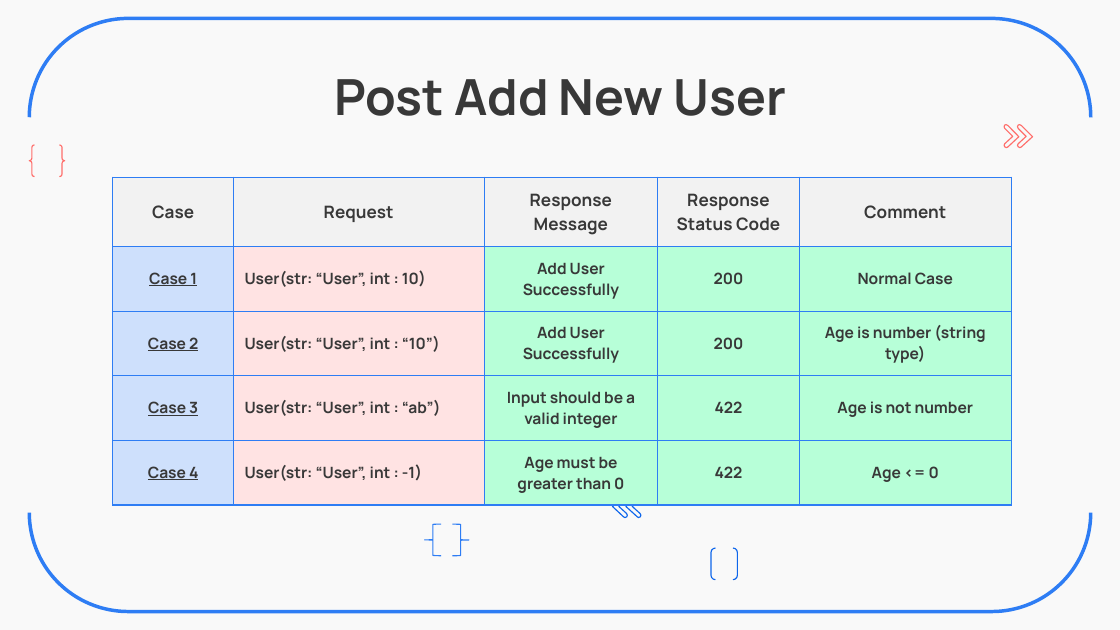
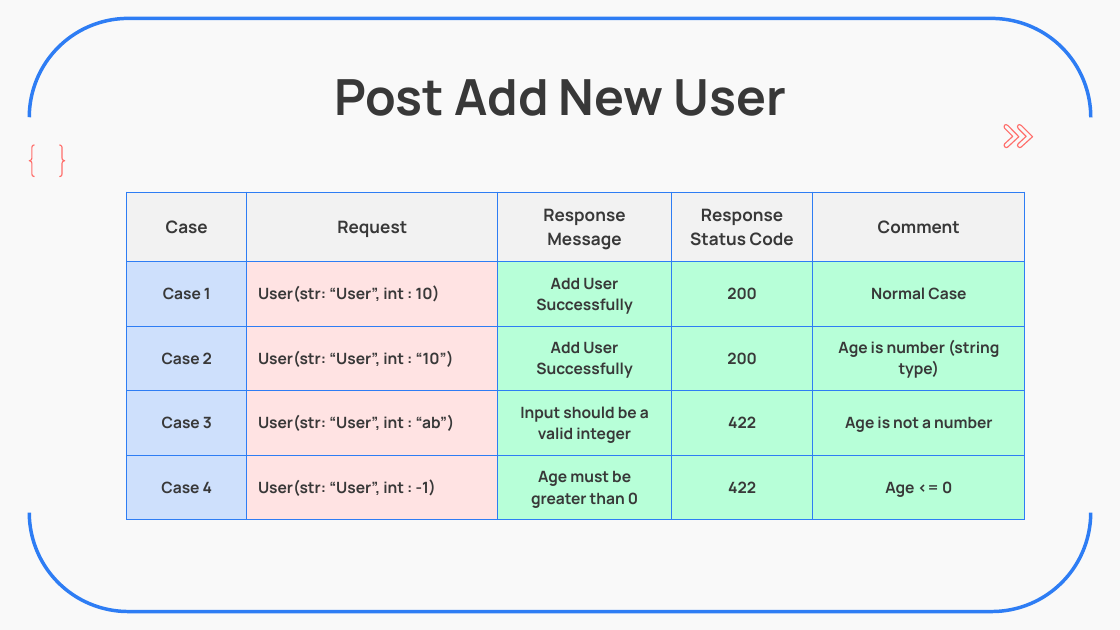
Before and after one commit to ZavierHuang/RESTFUL-API-DESIGN, a slide deck: slide 5 of 黃昱叡_SW2_Backend_Practice.pptx (slide 4 before the commit). Drawn at 1120x630 pixels with LibreOffice and Linux fonts; fonts in the diff are those of the drawing. Boxes give left, top, right and bottom in pixels: in the first picture for what was removed or moved away, otherwise in the second. Text is boxed around its words. In the diff, an @@ line names an element or a change of style, - is before the commit and + after.

```diff
--- a/黃昱叡_SW2_Backend_Practice.pptx
+++ b/黃昱叡_SW2_Backend_Practice.pptx
@@ table at (127,193,1025,512) @@
-row 4, column 5: Age is not number
+row 4, column 5: Age is not a number
@@ underline off in "Case 1", "Case 2", "Case 3", "Case 4" @@
@@ table: place and size @@
-table at (113,177,1011,497)
+table at (127,193,1025,512)
@@ rectangle added at (416,480,788,581), fill #F9F9F9 @@
@@ freeform shape removed at (613,495,627,519) @@
@@ freeform shape removed at (626,495,642,519) @@
@@ left brace removed at (424,524,441,556) @@
@@ left brace removed at (452,524,469,556) @@
@@ bracket pair removed at (711,548,738,579) @@
```
Also in this commit, not shown: 17 other slides changed, 1 slide added, 2 other files.
